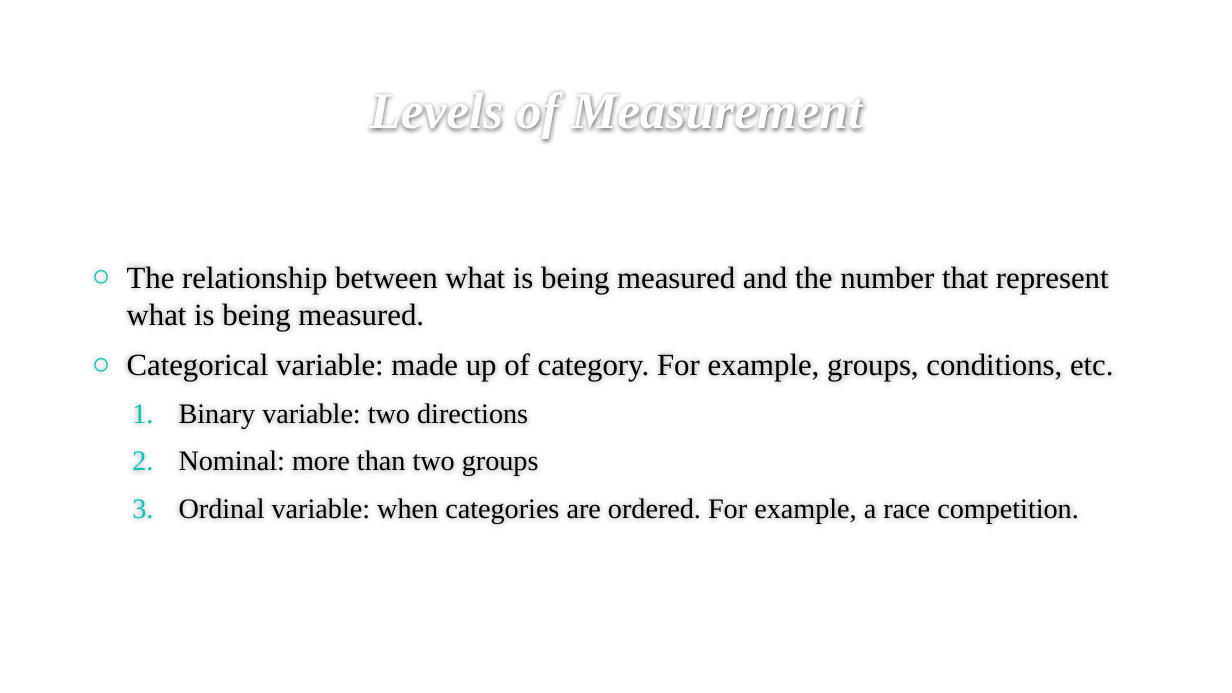
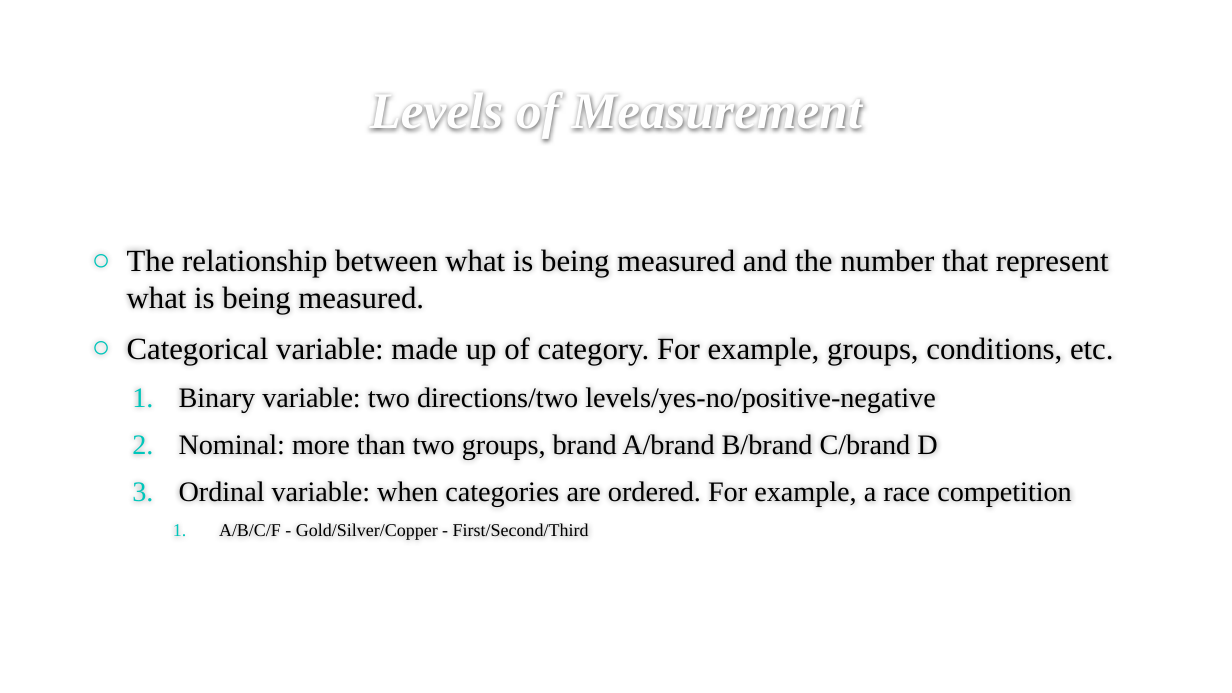
Before and after one commit to melhzy/data_analytics, a slide deck: slide 15 of Week1_Simple_Effect/Week 1 Simple effect.pptx. Drawn at 1232x693 pixels with LibreOffice and Linux fonts; fonts in the diff are those of the drawing; background and template pictures are left out. Boxes give left, top, right and bottom in pixels: in the first picture for what was removed or moved away, otherwise in the second. Text is boxed around its words. In the diff, an @@ line names an element or a change of style, - is before the commit and + after.

```diff
--- a/Week1_Simple_Effect/Week 1 Simple effect.pptx
+++ b/Week1_Simple_Effect/Week 1 Simple effect.pptx
@@ text at (179,387,1072,540): text changed @@
-  1. Binary variable: two directions
-  2. Nominal: more than two groups
-  3. Ordinal variable: when categories are ordered. For example, a race competition.
+  1. Binary variable: two directions/two levels/yes-no/positive-negative
+  2. Nominal: more than two groups, brand A/brand B/brand C/brand D
+  3. Ordinal variable: when categories are ordered. For example, a race competition
+    1. A/B/C/F - Gold/Silver/Copper - First/Second/Third
```
Also in this commit, not shown: 13 other slides changed, 4 other files.
